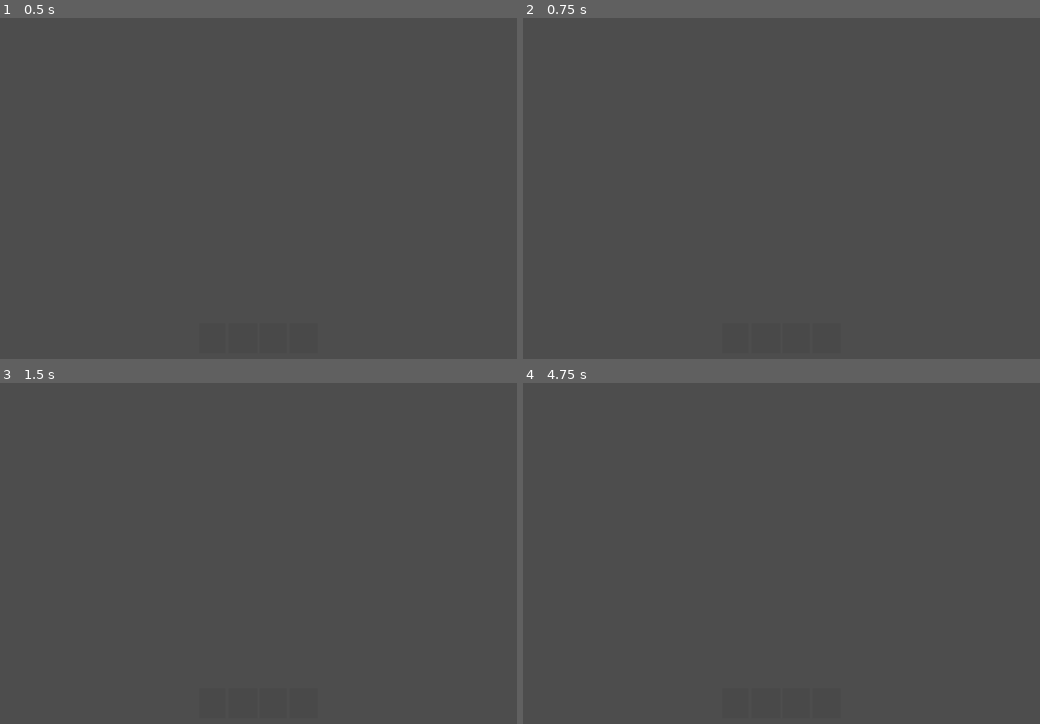
Above: before the commit, frames 1-4 (two rows, left to right).
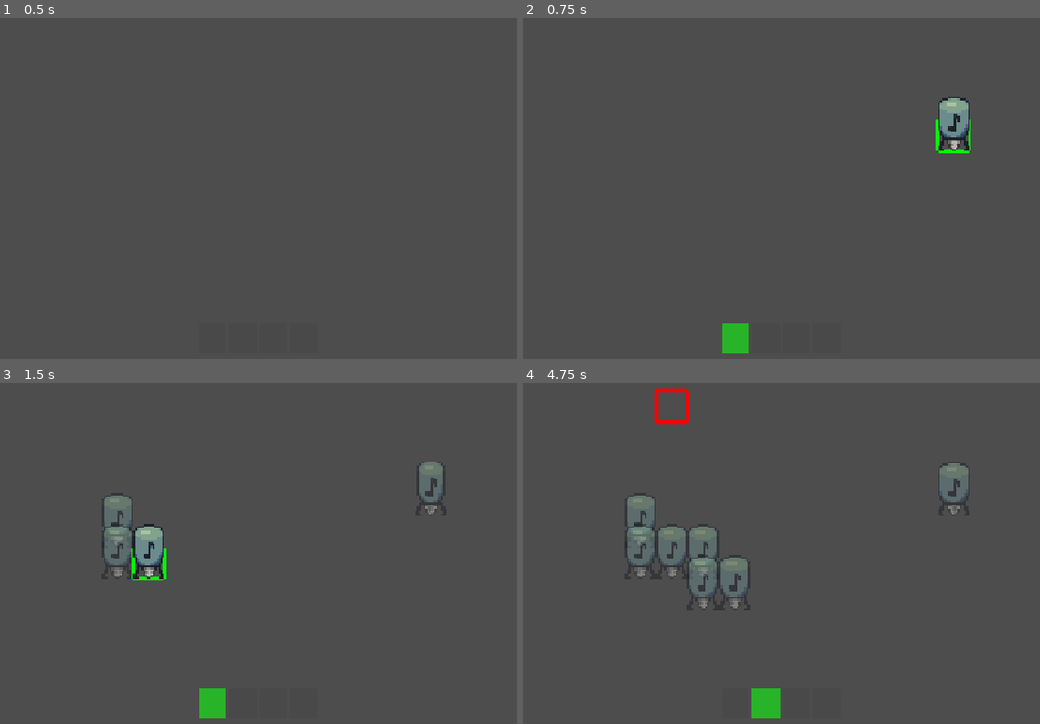
Above: after the commit, the same moments.

Repository: mr-rid-nerdy-bih/Maestrotto-Repo
Game: Godot game, scene res://game.tscn
Two runs of this game, one before a commit and one after it. Both use one fixed random seed, a clock stepped at 60 frames per second and the inputs below.
Inputs (mouse positions are in pixels of both pictures, inside the frame that each line leads up to):
- Up to frame 1 (0.5 s): no input
- Up to frame 2 (0.75 s): tap Enter at 0.5 s; move the mouse to (946, 130) at 0.52 s; hold Q (cycleUp) from 0.53 s (still down); hold 1 (build) from 0.53 s (still down)
- Up to frame 3 (1.5 s): click (423, 495) at 0.8 s; click (423, 495) at 1.25 s; release Q (cycleUp) at 1.25 s; release 1 (build) at 1.25 s; drag from (108, 536) to (222, 601) at 1.27 s
- Up to frame 4 (4.75 s): move the mouse to (859, 423) at 2.02 s; hold Q (cycleUp) 2.03-2.75 s; hold 1 (build) 2.03-2.75 s; click (859, 423) at 2.3 s; drag from (745, 601) to (554, 454) at 2.77 s; move the mouse to (1008, 580) at 3.52 s; hold E (cycleDown) 3.53-4.25 s; hold 2 (erase) 3.53-4.25 s; click (1008, 580) at 3.8 s; drag from (554, 454) to (667, 410) at 4.27 s

Frame 1 is identical in both runs. In frame 2, 1.4% of the frame differs, in the area x 38-87%, y 23-99%; in frame 3, 3.3%; in frame 4, 5.5%, in the area x 19-87%, y 1-99%.
Error before the commit: Invalid call. Nonexistent function 'has_machine_at' in base 'Node (GridManager.gd)'. (res://helpers/InputManager.gd:33)

Commit message:
Didnt change much but most recent

Diff:
--- a/helpers/InputManager.gd
+++ b/helpers/InputManager.gd
@@ -30,7 +30,7 @@
 func _unhandled_input(event: InputEvent) -> void:
 	worldMousePos = GridManager.cam.get_global_mouse_position()
 	cell = GridManager.get_coords_at(worldMousePos)
-	hasBuilding = GridManager.has_machine_at(cell)
+	hasBuilding = GridManager.has_building_at(cell)
 	if hasBuilding: buildingAtCell = GridManager.get_building_at(cell)
 
 	if event.is_action_pressed("build"):
@@ -128,7 +128,6 @@
 				current.y += sign(end.y - current.y)
 			beltCells1.append([current, 0.0])
 
-		# Calculate rotations for first segment
 		for i in range(beltCells.size()):
 			var c = beltCells[i][0]
 			var dir = 0.0
@@ -140,7 +139,6 @@
 					dir = getRotationFromVector(beltCells1[0][0] - c)
 			beltCells[i][1] = dir
 
-		# Calculate rotations for second segment
 		for i in range(beltCells1.size()):
 			var c = beltCells1[i][0]
 			var dir = 0.0
@@ -196,9 +194,7 @@
 			isDraggingBelt = false
 			preview.belt([], false)
 			if beltStart:
-				if pathCells["cornerCell"]:
-					GridManager.place_belt_at(beltStart, cell)
-				else:
+				if pathCells["cornerCell"] == null:
 					GridManager.place_belt_at(beltStart, cell)
 			beltStart = empty
 			return
@@ -221,7 +217,7 @@
 	var currentBuilding = preview.getCurrentBuilding()
 	var currentBuildingType = currentBuilding.class
 	var currentBuildingDir = currentBuilding.dir
-	if currentBuildingType and not GridManager.has_machine_at(cell):
+	if currentBuildingType and not GridManager.has_building_at(cell):
 		GridManager.place_building_at(currentBuildingType, cell, currentBuildingDir)
 		print("Placed building (", currentBuildingType, ") at ", cell)
 
--- /dev/null
+++ b/inputManagerRefactoring.gd
@@ -0,0 +1,11 @@
+extends Node
+
+
+# Called when the node enters the scene tree for the first time.
+func _ready() -> void:
+	pass # Replace with function body.
+
+
+# Called every frame. 'delta' is the elapsed time since the previous frame.
+func _process(delta: float) -> void:
+	pass
--- a/objects/belts/belt.gd
+++ b/objects/belts/belt.gd
@@ -99,3 +99,6 @@
 			item.global_position = line2D.get_point_position(0)
 			item.z_index = 10
 			game.add_child(item)
+
+func _on_tick() -> void:
+	pass
--- a/objects/belts/belt.tscn
+++ b/objects/belts/belt.tscn
@@ -7,6 +7,7 @@
 [ext_resource type="Script" uid="uid://clfio2dyahcm3" path="res://helpers/building_resource.gd" id="3_d5ujk"]
 [ext_resource type="Script" uid="uid://bl7k5mv2g72jt" path="res://objects/components/linking_component.gd" id="6_gnr3f"]
 [ext_resource type="Script" uid="uid://bsyar25g6weee" path="res://objects/components/visual_component.gd" id="7_d5ujk"]
+[ext_resource type="Script" uid="uid://c8dtwrm55fflr" path="res://objects/components/generate_item_component.gd" id="8_gnr3f"]
 
 [sub_resource type="Resource" id="Resource_3uai4"]
 script = ExtResource("3_d5ujk")
@@ -39,3 +40,7 @@
 
 [node name="VisualComponent" type="Node2D" parent="." unique_id=78794779]
 script = ExtResource("7_d5ujk")
+
+[node name="GenerateItemComponent" type="Node2D" parent="." unique_id=1647882539 node_paths=PackedStringArray("inventoryComponent")]
+script = ExtResource("8_gnr3f")
+inventoryComponent = NodePath("../InventoryComponent")
--- a/project_time_tracker.json
+++ b/project_time_tracker.json
@@ -1,6 +1,7 @@
 {
-  "2D": 14504.803,
+  "2D": 14516.886,
+  "3D": 5.138,
   "Asset Store": 41.038,
-  "Game": 118.494,
-  "Script": 4279.889
+  "Game": 328.201,
+  "Script": 5363.504
 }
Not shown, added: inputManagerRefactoring.gd.uid
